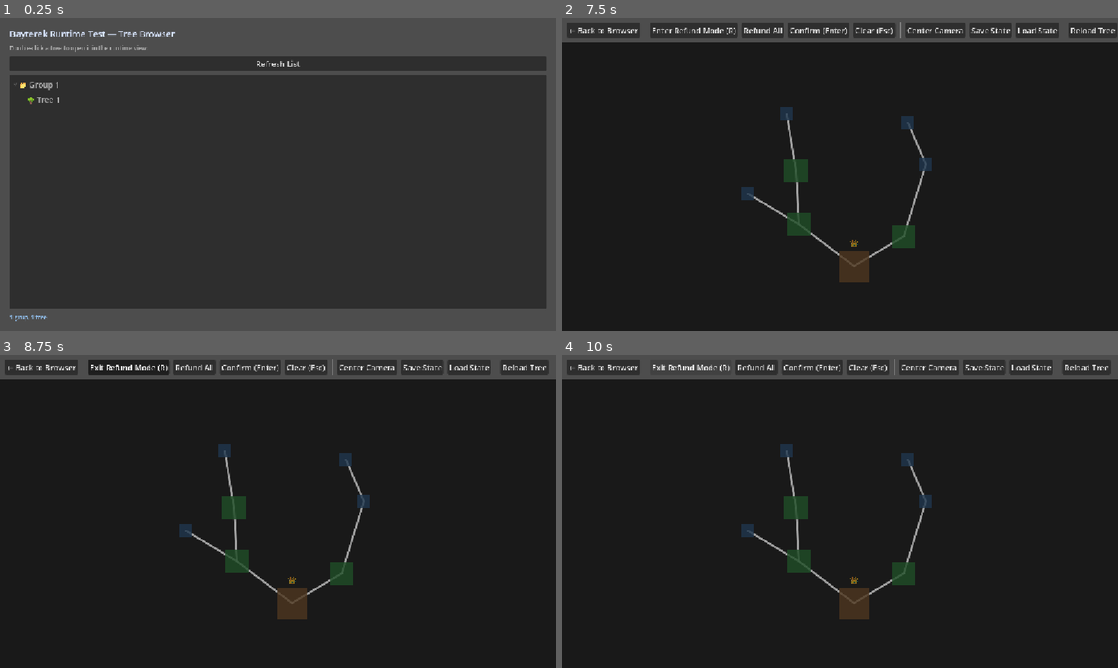
Above: before the commit, frames 1-4 (two rows, left to right).
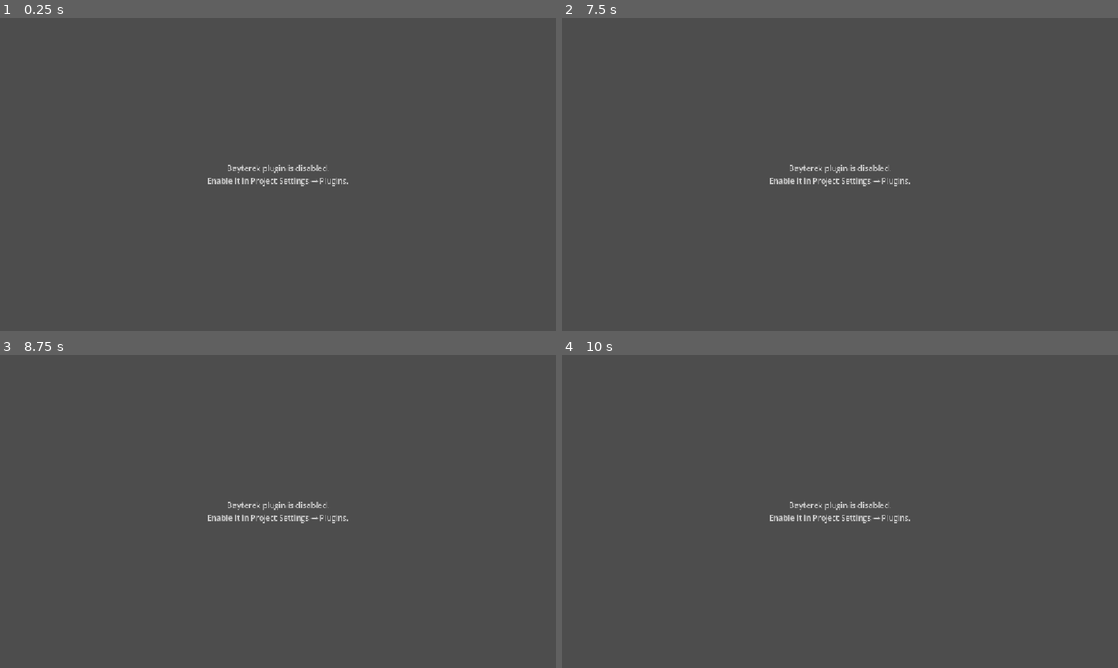
Above: after the commit, the same moments.

Repository: MuhammedTurkmen/Godot-Node-Tree-Editor
Game: Godot game, scene res://debug/scenes/test.tscn
The game is run twice, just before and just after one commit, with the same random seed, the same clock (stepped at 60 frames per second) and the same inputs.
Inputs (mouse positions are in pixels of both pictures, inside the frame that each line leads up to):
- Up to frame 1 (0.25 s): no input
- Up to frame 2 (7.5 s): click (840, 64) at 0.5 s, where only the run before the commit has a clickable "Refresh List"; tap A every 0.75 s from 1.25 to 5 s; move the mouse to (962, 158) at 1.27 s; hold D 1.28-2 s; tap Z at 1.35 s; click (962, 158) at 1.42 s; drag from (728, 190) to (812, 237) at 2.02 s; move the mouse to (895, 105) at 2.77 s; hold D 2.78-3.5 s; tap C at 2.85 s; drag from (812, 237) to (673, 127) at 3.52 s; move the mouse to (1006, 221) at 4.27 s; hold S 4.28-5 s; tap Delete at 4.35 s; drag from (673, 127) to (756, 96) at 5.02 s; move the mouse to (867, 174) at 5.77 s; hold S 5.78-6.5 s; tap R at 5.85 s; click (867, 174) at 5.92 s; drag from (756, 96) to (728, 190) at 6.52 s; move the mouse to (962, 158) at 7.27 s; hold D from 7.28 s (still down); tap Keypad Enter at 7.35 s
- Up to frame 3 (8.75 s): release D at 8 s; click (133, 367) at 8 s, where only the run before the commit has a clickable "Enter Refund Mode (R)"
- Up to frame 4 (10 s): click (812, 367) at 8.75 s, where only the run before the commit has a clickable "Confirm (Enter)"; click (695, 367) at 9.5 s, where only the run before the commit has a clickable "Enter Refund Mode (R)"

The runs differ from the first frame. In frame 1, 77% of the frame differs, in the area x 1-99%, y 3-97%; in frame 2, 96%, in the area x 0-100%, y 1-100%; in frame 3, 96%; in frame 4, 96%.

Commit message:
feat(node tree editor): picker for texture dialogs

Diff:
--- a/project.godot
+++ b/project.godot
@@ -15,11 +15,6 @@
 config/features=PackedStringArray("4.7", "Forward Plus")
 config/icon="res://assets/icon.svg"
 
-[autoload]
-
-BayterekLoader="*uid://nkd7mhbs2vhv"
-BayterekSerializer="*uid://bncb0tmve5k7w"
-
 [debug]
 
 file_logging/enable_file_logging=true
@@ -35,7 +30,7 @@
 
 [editor_plugins]
 
-enabled=PackedStringArray("res://addons/bayterek/plugin.cfg", "res://addons/file_exporter/plugin.cfg")
+enabled=PackedStringArray("res://addons/file_exporter/plugin.cfg")
 
 [physics]
 
Not shown, changed: addons/bayterek/scripts/editor/bayterek_icon_selector.gd
Not shown, changed: addons/bayterek/scripts/editor/bayterek_inspector.gd
Not shown, changed: addons/bayterek/scripts/editor/bayterek_settings.gd
Not shown, added: addons/bayterek/scripts/editor/ui/bayterek_picker.gd
Not shown, added: addons/bayterek/scripts/editor/ui/bayterek_picker.gd.uid
Not shown, changed: addons/bayterek/scripts/editor/ui/texture_input.gd
Not shown, changed: features_bugs.md
